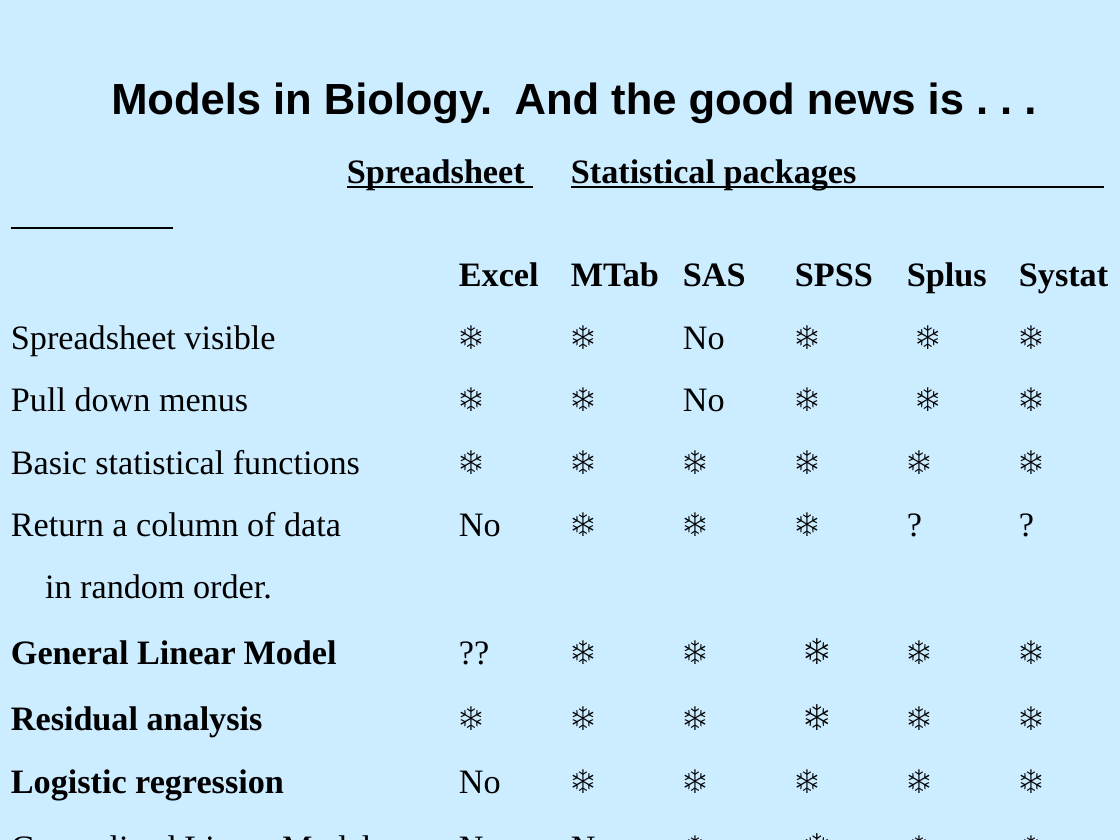
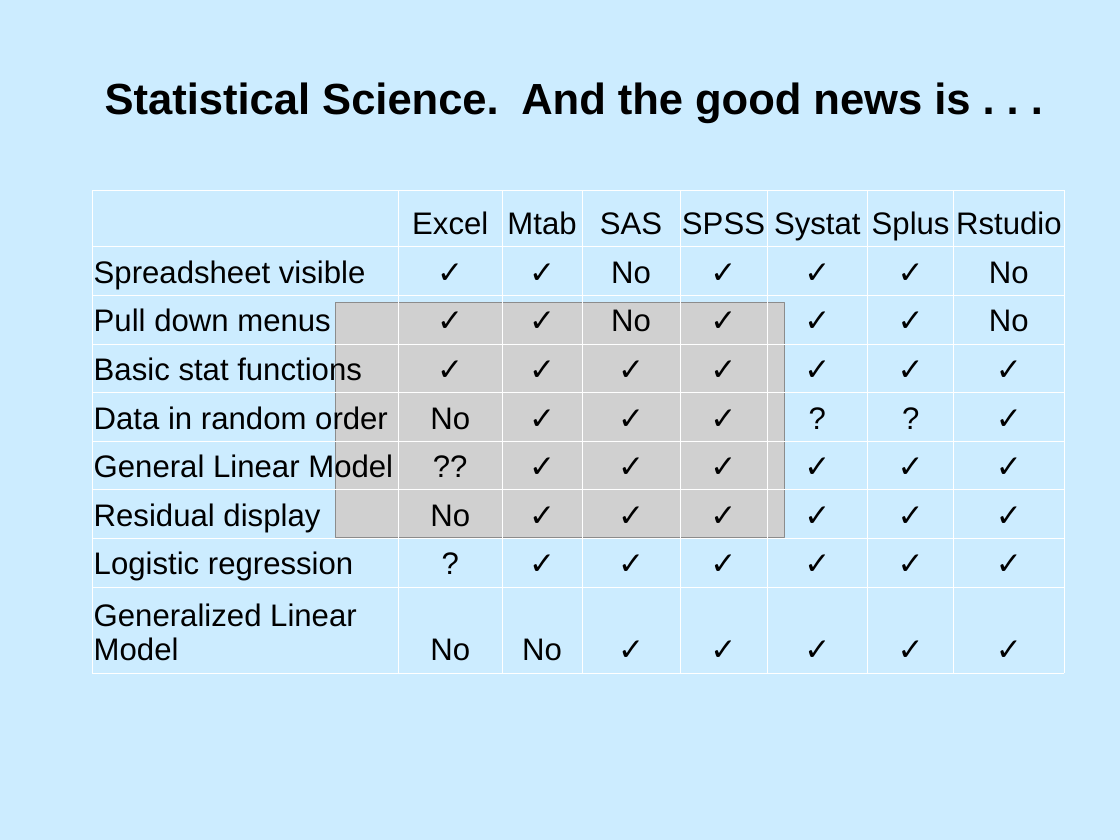
Before and after one commit to DavidCSchneider/StatisticalScience, a slide deck: slide 38 of LNotes/Pt1/Ch1_1.ppt (slide 36 before the commit). Drawn at 1120x840 pixels with LibreOffice and Linux fonts; fonts in the diff are those of the drawing; grey boxes stand for pictures. Boxes give left, top, right and bottom in pixels: in the first picture for what was removed or moved away, otherwise in the second. Text is boxed around its words. In the diff, an @@ line names an element or a change of style, - is before the commit and + after.

```diff
--- a/LNotes/Pt1/Ch1_1.ppt
+++ b/LNotes/Pt1/Ch1_1.ppt
@@ text at (105, 82, 970, 123): text changed @@
-Models in Biology. And the good news is . . .
+Statistical Science. And the good news is . . .
@@ text removed at (11, 159, 1108, 800) @@
-Spreadsheet Statistical packages
-Excel MTab SAS SPSS Splus Systat
-Spreadsheet visible ❄ ❄ No ❄ ❄ ❄
-Pull down menus ❄ ❄ No ❄ ❄ ❄
-Basic statistical functions ❄ ❄ ❄ ❄ ❄ ❄
-Return a column of data No ❄ ❄ ❄ ? ?
-in random order.
-General Linear Model ?? ❄ ❄ ❄ ❄ ❄
-Residual analysis ❄ ❄ ❄ ❄ ❄ ❄
-Logistic regression No ❄ ❄ ❄ ❄ ❄
-Generalized Linear Model No No ❄ ❄ ❄ ❄
@@ table added at (93, 190, 1065, 665), 9 rows, 8 columns @@
+ | Excel | Mtab | SAS | SPSS | Systat | Splus | Rstudio
+Spreadsheet visible | ✓ | ✓ | No | ✓ | ✓ | ✓ | No
+Pull down menus | ✓ | ✓ | No | ✓ | ✓ | ✓ | No
+Basic stat functions | ✓ | ✓ | ✓ | ✓ | ✓ | ✓ | ✓
+Data in random order | No | ✓ | ✓ | ✓ | ? | ? | ✓
+General Linear Model | ?? | ✓ | ✓ | ✓ | ✓ | ✓ | ✓
+Residual display | No | ✓ | ✓ | ✓ | ✓ | ✓ | ✓
+Logistic regression | ? | ✓ | ✓ | ✓ | ✓ | ✓ | ✓
+Generalized Linear Model | No | No | ✓ | ✓ | ✓ | ✓ | ✓
@@ picture added at (335, 302, 784, 536) @@
```
Also in this commit, not shown: 28 other slides changed, 6 slides added, 4 slides removed, 3 other files.
